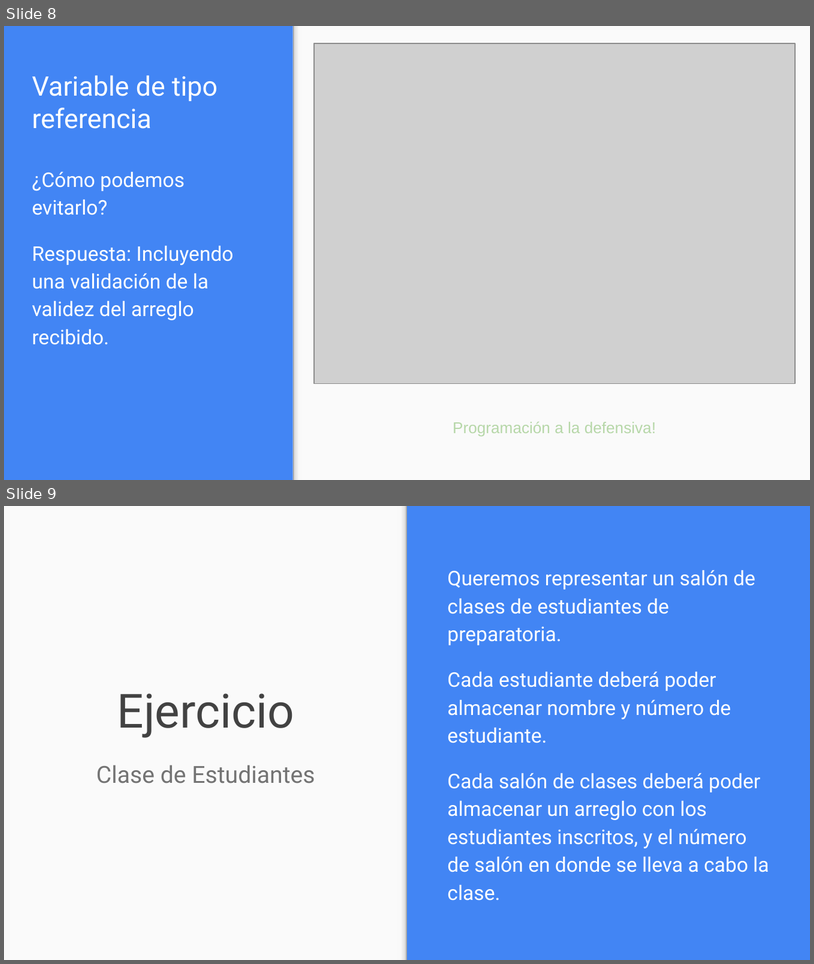
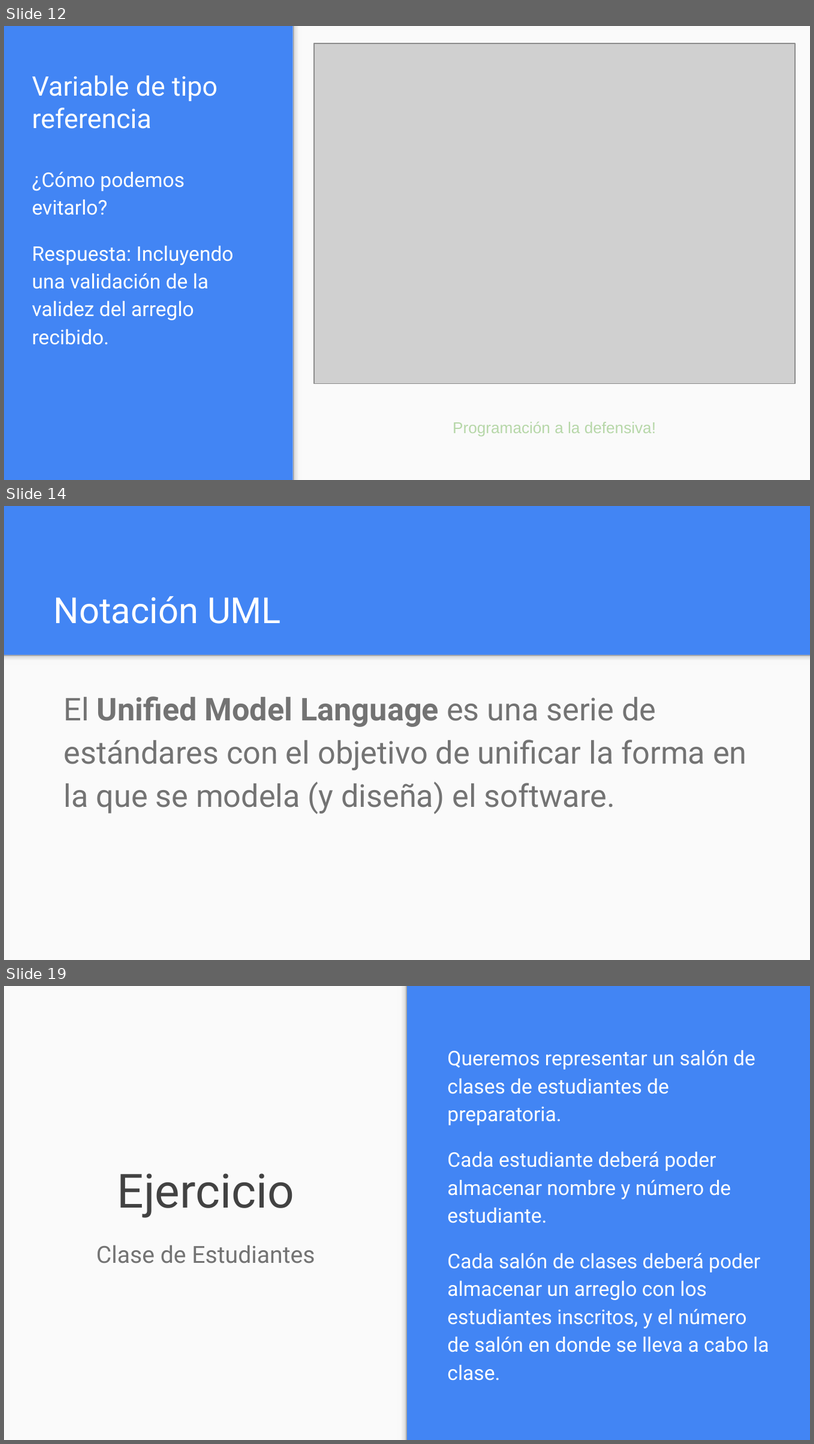
Before and after one commit to OMardil/INFO2, a slide deck: MOD05_Variables_tipo_referencia/01 Presentacion/INFO2_MOD05-Variables_Tipo_Referencia.pptx. Shown one above the other, each under a label of ours: slides 8 and 9 before the commit, slides 12, 14 and 19 after it; the slides between them are not shown. The pictures are 814x964 and 814x1444 pixels, drawn with LibreOffice and Linux fonts; fonts in the diff are those of the drawing; grey boxes stand for pictures. Boxes give left, top, right and bottom in pixels: in the first picture for what was removed or moved away, otherwise in the second. Text is boxed around its words. In the diff, an @@ line names an element or a change of style, - is before the commit and + after.

```diff
--- a/MOD05_Variables_tipo_referencia/01 Presentacion/INFO2_MOD05-Variables_Tipo_Referencia.pptx
+++ b/MOD05_Variables_tipo_referencia/01 Presentacion/INFO2_MOD05-Variables_Tipo_Referencia.pptx
@@ slide 14 added at [4, 506, 810, 960], background #4285F4 @@
@@ title added at [54, 596, 281, 624], 32 pt, text #FFFFFF @@
+Notación UML
@@ rectangle added at [4, 654, 810, 959], fill #FAFAFA @@
@@ rectangle added at [4, 654, 810, 664], fill gradient #F9F9F9 to #DEDEDE to #999999 @@
@@ text added at [64, 696, 747, 814], 28 pt, text #737373 @@
+El Unified Model Language es una serie de estándares con el objetivo de unificar la forma en la que se modela (y diseña) el software.
@@ what was slide 8 is now slide 12 @@
@@ what was slide 9 is now slide 19 @@
```
Also in this commit, not shown: 5 slides changed, 10 other slides added, 1 slide removed, 14 other files.
